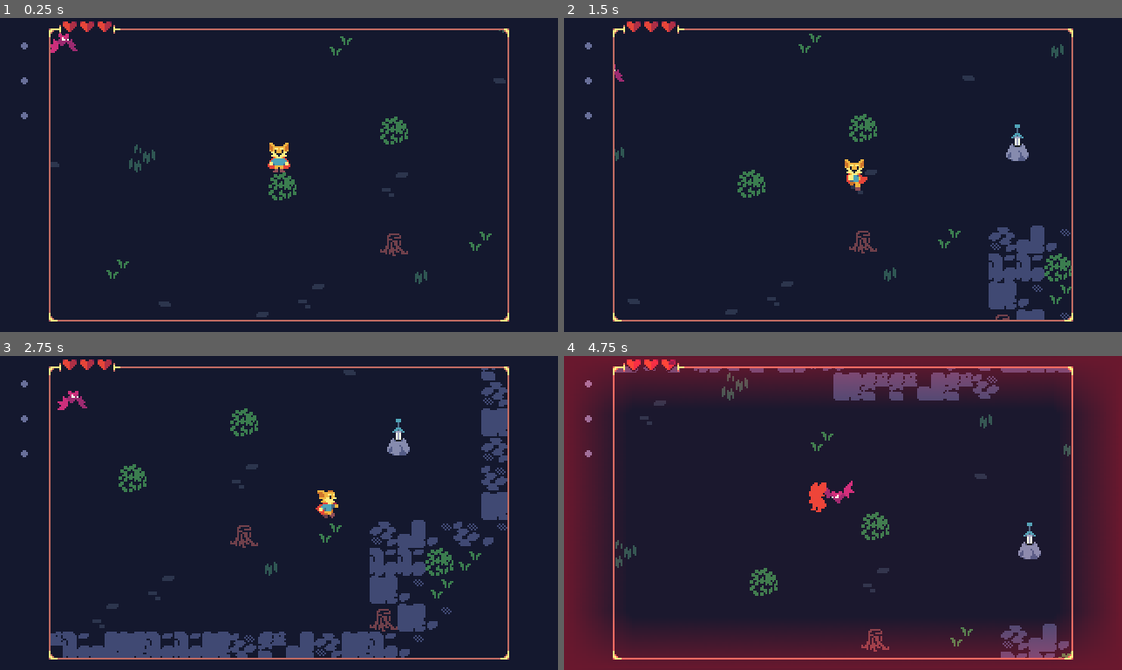
Above: before the commit, frames 1-4 (two rows, left to right).
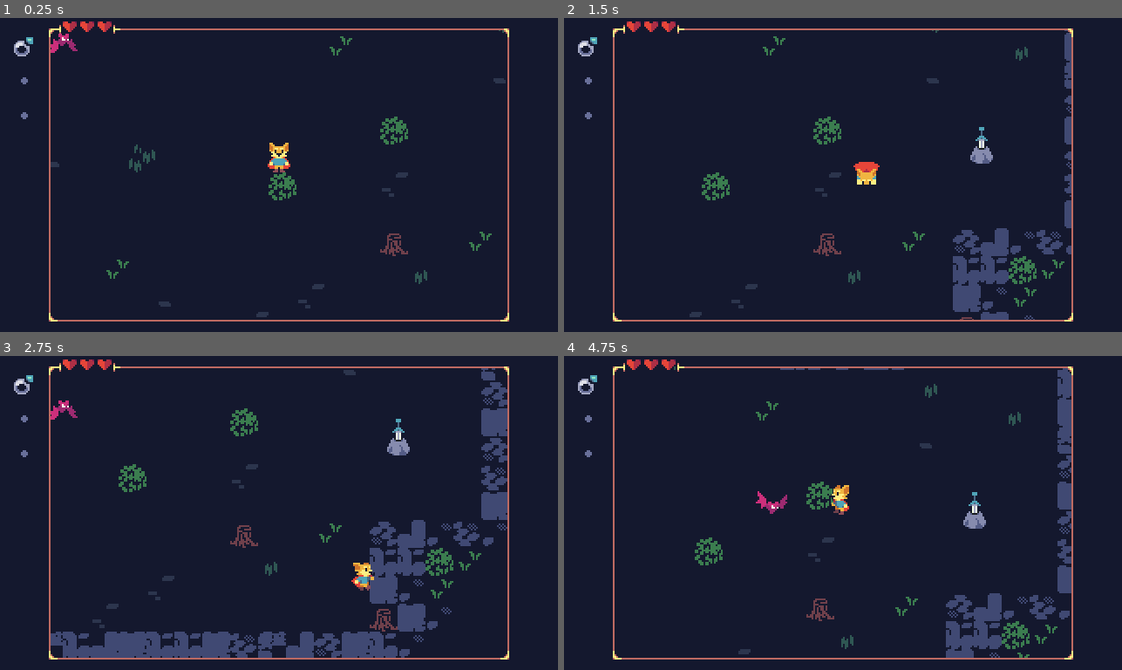
Above: after the commit, the same moments.

Repository: uheartbeast/retro-action-rpg
Game: Godot game, scene res://world.tscn
Two runs of this game, one before a commit and one after it. Both use one fixed random seed, a clock stepped at 60 frames per second and the inputs below.
Inputs (mouse positions are in pixels of both pictures, inside the frame that each line leads up to):
- Up to frame 1 (0.25 s): no input
- Up to frame 2 (1.5 s): move the mouse to (965, 159) at 0.52 s; hold Right (move_right) 0.53-1.28 s; hold Z (misc) 0.53-1.28 s; click (965, 159) at 0.67 s; tap X (roll) at 0.8, 1.35 s; move the mouse to (731, 190) at 1.27 s; hold Down (move_down) from 1.28 s (still down)
- Up to frame 3 (2.75 s): tap C (weapon) at 1.55 s; move the mouse to (334, 443) at 2.02 s; release Down (move_down) at 2.03 s; hold Right (move_right) from 2.03 s (still down); hold C (weapon) from 2.03 s (still down); tap Z (misc) at 2.3 s
- Up to frame 4 (4.75 s): move the mouse to (815, 575) at 2.77 s; release Right (move_right) at 2.78 s; release C (weapon) at 2.78 s; hold Up (move_up) 2.78-3.53 s; tap Z (misc) at 2.85, 4.55 s; click (815, 575) at 2.92 s; tap X (roll) at 3.05 s; move the mouse to (1010, 560) at 3.52 s; hold X (roll) 3.53-4.28 s; hold Left (move_left) from 3.53 s (still down); tap C (weapon) at 3.8, 4.35 s; move the mouse to (675, 465) at 4.27 s

The runs differ from the first frame. In frame 1, 0.1% of the frame differs, in the area x 2-6%, y 6-13%; in frame 2, 6.8%; in frame 3, 0.8%; in frame 4, 45%, in the area x 0-100%, y 0-100%.

Commit message:
104 - Actions UI Refactor P3 - Connecting Back to the Hero

Diff:
--- a/hero/hero.gd
+++ b/hero/hero.gd
@@ -64,26 +64,27 @@
 	hurtbox.hurt.connect(take_hit)
 	stats.no_health.connect(queue_free)
 	motion_mode = MOTION_MODE_FLOATING
-	#Events.request_new_action_one.connect(make_new_action_callable(move_state.request_roll))
-	#Events.request_new_action_two.connect(make_new_action_callable(move_state.request_weapon))
-	#Events.request_new_action_three.connect(make_new_action_callable(move_state.request_misc))
-	#set_action_from_item(load("res://items/roll_ring_item.tres"), Events.request_new_action_one)
+	Events.action_changed.connect(func(action_index: int, item_index: int):
+		var state: ItemState
+		var item: = inventory.get_item(item_index)
+		var state_signal: Signal
+		if item is Item:
+			state = item_state_lookup[item.get_script()]
+			state.item = item
+		match action_index:
+			0: state_signal = move_state.request_roll
+			1: state_signal = move_state.request_weapon
+			2: state_signal = move_state.request_misc
+		connect_action(state_signal, state)
+	)
+	set_action_from_item(load("res://items/roll_ring_item.tres"), 0)
 
 func _physics_process(delta: float) -> void:
 	fsm.state.physics_process(delta)
 
-func set_action_from_item(item: Item, action_signal: Signal) -> void:
+func set_action_from_item(item: Item, action_index: int) -> void:
 	var item_index = inventory.get_item_index(item)
-	action_signal.emit(item_index)
-
-func make_new_action_callable(state_signal: Signal) -> Callable:
-	return func(item_index: int):
-		var state: ItemState
-		var item: = inventory.get_item(item_index)
-		if item is Item:
-			state = item_state_lookup[item.get_script()]
-			state.item = item
-		connect_action(state_signal, state)
+	Events.request_new_action.emit(action_index, item_index)
 
 func connect_action(action_signal: Signal, state: State) -> void:
 	if action_signal.is_connected(fsm.change_state):
--- a/ui/actions_ui.gd
+++ b/ui/actions_ui.gd
@@ -16,6 +16,7 @@
 func _set_action_item_index(action_index: int, new_item_index: int) -> void:
 	_action_item_indexes[action_index] = new_item_index
 	item_index_changed.emit(action_index)
+	Events.action_changed.emit(action_index, new_item_index)
 
 func _swap_action_item_indexes(previous_action_index: int, new_action_index: int) -> void:
 	var temp_item_index: int = _action_item_indexes[previous_action_index]
